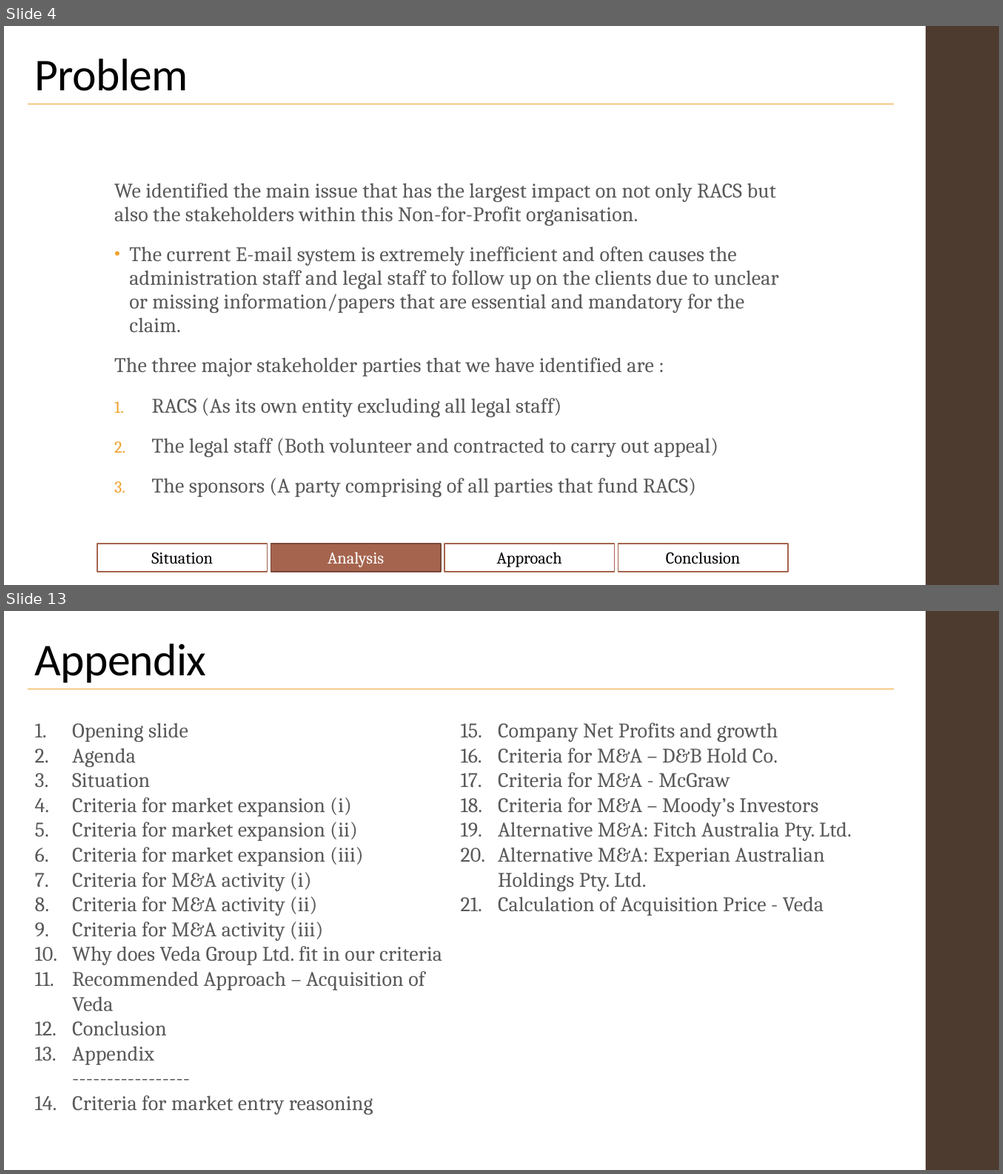
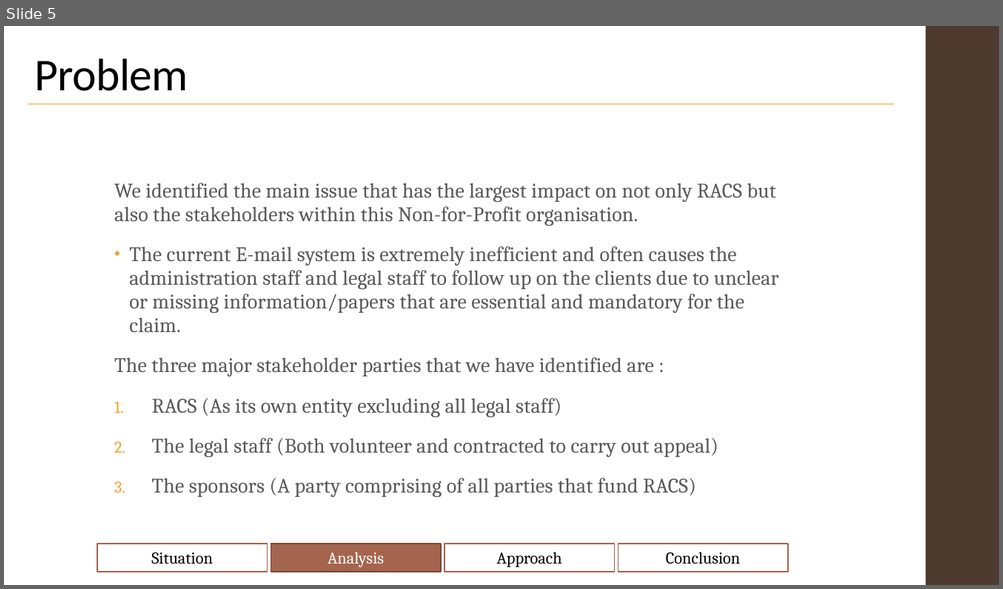
Before and after one commit to Shenganigans/HackJustice-Group-8, a slide deck: notes/Hackathon.pptx. Shown one above the other, each under a label of ours: slides 4 and 13 before the commit, slide 5 after it; the slides between them are not shown. The pictures are 1003x1174 and 1003x589 pixels, drawn with LibreOffice and Linux fonts; fonts in the diff are those of the drawing. Boxes give left, top, right and bottom in pixels: in the first picture for what was removed or moved away, otherwise in the second. Text is boxed around its words. In the diff, an @@ line names an element or a change of style, - is before the commit and + after.

```diff
--- a/notes/Hackathon.pptx
+++ b/notes/Hackathon.pptx
@@ slide 13 removed at <box>4,611,999,1170</box>, background #FFFFFF; not listed: 1 template element that a slide beside it also shows @@
@@ title removed at <box>35,644,207,683</box> @@
-Appendix
@@ line removed from (27, 689) to (893, 689) @@
@@ text removed at <box>72,723,851,1115</box> @@
-1. Opening slide
-2. Agenda
-3. Situation
-4. Criteria for market expansion (i)
-5. Criteria for market expansion (ii)
-6. Criteria for market expansion (iii)
-7. Criteria for M&A activity (i)
-8. Criteria for M&A activity (ii)
-9. Criteria for M&A activity (iii)
-10. Why does Veda Group Ltd. fit in our criteria
-11. Recommended Approach – Acquisition of Veda
-12. Conclusion
-13. Appendix
-    -----------------
-14. Criteria for market entry reasoning
-15. Company Net Profits and growth
-16. Criteria for M&A – D&B Hold Co.
-17. Criteria for M&A - McGraw
-18. Criteria for M&A – Moody’s Investors
-19. Alternative M&A: Fitch Australia Pty. Ltd.
-20. Alternative M&A: Experian Australian Holdings Pty. Ltd.
-21. Calculation of Acquisition Price - Veda
@@ what was slide 4 is now slide 5 @@
```
Also in this commit, not shown: 9 slides changed, 11 slides added, 8 other slides removed.
